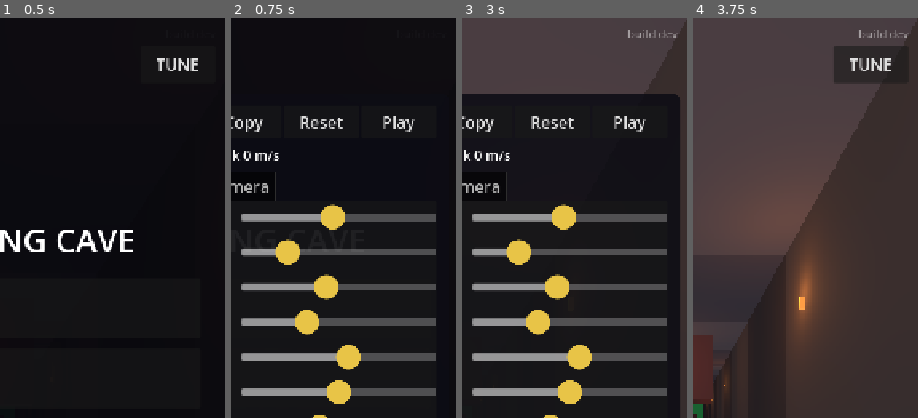
Above: before the commit, frames 1-4 (left to right).
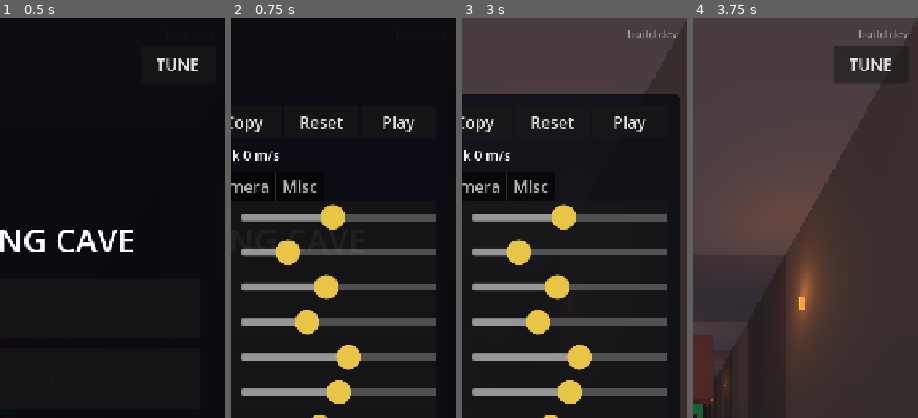
Above: after the commit, the same moments.

Repository: j4nric/Grappling-hook-app
Game: Godot game, scene res://scenes/main.tscn
Two runs of this game, one before a commit and one after it. Both use one fixed random seed, a clock stepped at 60 frames per second and the inputs below.
Inputs:
- Up to frame 1 (0.5 s): no input
- Up to frame 2 (0.75 s): click "TUNE" at 0.5 s
- Up to frame 3 (3 s): click "Play" at 1.25 s; click "1 First Swing" at 2 s; click "TUNE" at 2.75 s
- Up to frame 4 (3.75 s): click "Play" at 3.5 s
The pictures show only the part of the screen within x 50-100%, y 0-50%; the shares and areas given below are measured in that part.

Frame 1 is identical in both runs. In frame 2, 0.2% of the frame differs, in the area x 23-38%, y 40-44%; in frame 3, 0.2%; in frame 4, nothing differs.

Commit message:
Sound: synthetisierte Effekte und Wind
- tools/gen_sounds.py erzeugt alle Sounds (Rauschen, Sinus, Hüllkurven):
  Wurf, Einhaken, Fehlwurf, Zip, Landung, Lava, Checkpoint, GO, Ziel, Wind
- sfx.gd spielt sie über Player-, Game- und Level-Signale; Wind-Schleife
  wird mit dem Tempo lauter
- Game-Signale run_started und level_loaded; Lautstärke-Regler (Tab Misc)
- Test für Sounds, Wind und Checkpoint-Ding

Co-Authored-By: Claude Opus 5.5 <noreply@anthropic.com>
Claude-Session: https://claude.ai/code/session_01NprrisYecDf1UXiA34pvZx

Diff:
--- a/scenes/main.tscn
+++ b/scenes/main.tscn
@@ -7,6 +7,7 @@
 [ext_resource type="Script" path="res://scripts/level_menu.gd" id="6_menu"]
 [ext_resource type="Script" path="res://scripts/ghost.gd" id="7_ghost"]
 [ext_resource type="Script" path="res://scripts/effects.gd" id="8_effects"]
+[ext_resource type="Script" path="res://scripts/sfx.gd" id="9_sfx"]
 
 [sub_resource type="Environment" id="env"]
 background_mode = 1
@@ -50,6 +51,11 @@
 script = ExtResource("8_effects")
 player = NodePath("../Player")
 
+[node name="Sfx" type="Node" parent="." node_paths=PackedStringArray("player", "game")]
+script = ExtResource("9_sfx")
+player = NodePath("../Player")
+game = NodePath("..")
+
 [node name="CameraRig" type="Node3D" parent="." node_paths=PackedStringArray("target", "view_camera")]
 script = ExtResource("4_camera")
 target = NodePath("../Player")
--- a/scripts/game.gd
+++ b/scripts/game.gd
@@ -1,6 +1,10 @@
 extends Node3D
 ## Level flow: level loading, timer, finish, checkpoints, lava and falls,
 ## restart, HUD.
+
+## The first throw of a run: the timer starts.
+signal run_started
+signal level_loaded(level: Level)
 
 ## Falling below this Y counts like lava.
 @export var kill_y := -30.0
@@ -77,6 +81,7 @@
 	level.killed.connect(_on_killed)
 	_best = Records.best_time(Levels.LIST[index])
 	restart()
+	level_loaded.emit(level)
 
 
 func open_menu() -> void:
@@ -130,6 +135,7 @@
 	elif not _running:
 		_running = true
 		_flash_go()
+		run_started.emit()
 
 
 ## Start signal: the run (and the timer) starts with the first throw.
--- /dev/null
+++ b/scripts/sfx.gd
@@ -0,0 +1,82 @@
+extends Node
+## Sound effects, driven by player, game and level signals. The sounds are
+## generated by tools/gen_sounds.py. In the browser, audio starts with the
+## first touch (Godot resumes the audio context on input).
+
+const SOUNDS := ["throw", "hook", "miss", "zip", "land", "lava", "checkpoint", "go", "finish"]
+
+@export var player: CharacterBody3D
+@export var game: Node
+## Overall volume (0..1).
+@export var volume := 0.8:
+	set(value):
+		volume = value
+		if is_inside_tree():
+			_apply_volume()
+## Wind gets loud from this speed (m/s).
+@export var wind_full_speed := 35.0
+
+var _players := {}
+var _wind: AudioStreamPlayer
+var _checkpoint := Vector3.INF
+
+
+func _ready() -> void:
+	for sound_name in SOUNDS:
+		var p := AudioStreamPlayer.new()
+		p.stream = load("res://assets/sounds/%s.wav" % sound_name)
+		p.max_polyphony = 3
+		add_child(p)
+		_players[sound_name] = p
+	var wind_stream: AudioStreamWAV = load("res://assets/sounds/wind.wav").duplicate()
+	wind_stream.loop_mode = AudioStreamWAV.LOOP_FORWARD
+	wind_stream.loop_end = wind_stream.data.size() / 2
+	_wind = AudioStreamPlayer.new()
+	_wind.stream = wind_stream
+	add_child(_wind)
+	_apply_volume()
+
+	player.hook_thrown.connect(play.bind("throw"))
+	player.hook_attached.connect(func(_p: Vector3, _n: Vector3) -> void: play("hook"))
+	player.hook_missed.connect(play.bind("miss"))
+	player.rope_released.connect(func(reason: String) -> void:
+		if reason == "zip":
+			play("zip"))
+	player.landed.connect(func(speed: float) -> void:
+		if speed > 6.0:
+			play("land", clampf((speed - 6.0) / 20.0, 0.3, 1.0)))
+	game.run_started.connect(play.bind("go"))
+	game.level_loaded.connect(_on_level_loaded)
+	if game.level:
+		_on_level_loaded(game.level)
+
+
+func play(sound_name: String, loudness := 1.0) -> void:
+	var p: AudioStreamPlayer = _players[sound_name]
+	p.volume_db = linear_to_db(maxf(volume * loudness, 0.0001))
+	p.play()
+
+
+func _on_level_loaded(level: Level) -> void:
+	_checkpoint = Vector3.INF
+	level.finished.connect(play.bind("finish"))
+	level.killed.connect(play.bind("lava"))
+	level.checkpoint_reached.connect(func(point: Vector3) -> void:
+		if not point.is_equal_approx(_checkpoint):
+			_checkpoint = point
+			play("checkpoint"))
+
+
+func _process(_delta: float) -> void:
+	var speed := player.velocity.length()
+	var loudness := clampf(speed / wind_full_speed, 0.0, 1.0)
+	if loudness > 0.05 and not _wind.playing:
+		_wind.play()
+	elif loudness <= 0.05 and _wind.playing:
+		_wind.stop()
+	_wind.volume_db = linear_to_db(maxf(volume * loudness * 0.6, 0.0001))
+
+
+func _apply_volume() -> void:
+	for p: AudioStreamPlayer in _players.values():
+		p.volume_db = linear_to_db(maxf(volume, 0.0001))
--- a/scripts/tuning_panel.gd
+++ b/scripts/tuning_panel.gd
@@ -64,6 +64,7 @@
 	["CameraRig", "max_roll", 0.0, 45.0, 1.0, "Camera"],
 	["CameraRig", "shake_strength", 0.0, 2.0, 0.05, "Camera"],
 	["World/PixelView", "stretch_shrink", 1.0, 6.0, 1.0, "Camera"],
+	["Sfx", "volume", 0.0, 1.0, 0.05, "Misc"],
 ]
 
 const FONT_SIZE := 26
--- /dev/null
+++ b/tests/test_sound.gd
@@ -0,0 +1,34 @@
+extends "res://tests/test_case.gd"
+## Sound effects react to the game; the wind loops and follows the speed.
+
+
+func run() -> void:
+	await load_main()
+	var sfx := main.get_node("Sfx")
+	var p := player()
+	await wait_frames(5)
+	for sound_name in sfx.SOUNDS:
+		check(sfx._players[sound_name].stream != null, "sound '%s' is loaded" % sound_name)
+	check(sfx._wind.stream.loop_mode == AudioStreamWAV.LOOP_FORWARD, "wind loops")
+
+	InputRouter.throw_requested.emit(Vector2(0, -300), Vector2(0, -3000))
+	check(sfx._players["throw"].playing, "throw makes a sound")
+	check(sfx._players["go"].playing, "the run start beeps")
+	await wait_until(func() -> bool: return p.hook_state == p.HookState.ATTACHED, 60)
+	check(sfx._players["hook"].playing, "hook biting clanks")
+	await wait_until(func() -> bool: return p.velocity.length() > 20.0, 120)
+	await get_tree().process_frame
+	check(sfx._wind.playing and sfx._wind.volume_db > -20.0, "wind is audible at speed")
+
+	main.load_level(1)
+	await wait_frames(3)
+	sfx._players["checkpoint"].stop()
+	p.global_position = Vector3(0, 0, -102)
+	await wait_frames(3)
+	check(sfx._players["checkpoint"].playing, "reaching a checkpoint dings")
+	sfx._players["checkpoint"].stop()
+	p.global_position = Vector3(0, 0, -95)
+	await wait_frames(3)
+	p.global_position = Vector3(0, 0, -102)
+	await wait_frames(3)
+	check(not sfx._players["checkpoint"].playing, "the same checkpoint dings only once")
Not shown, added: assets/sounds/checkpoint.wav.import
Not shown, added: assets/sounds/finish.wav.import
Not shown, added: assets/sounds/go.wav.import
Not shown, added: assets/sounds/hook.wav.import
Not shown, added: assets/sounds/land.wav.import
Not shown, added: assets/sounds/lava.wav.import
Not shown, added: assets/sounds/miss.wav.import
Not shown, added: assets/sounds/throw.wav.import
Not shown, added: assets/sounds/wind.wav.import
Not shown, added: assets/sounds/zip.wav.import
Not shown: 1 places in scenes/main.tscn that only renumber resources
Not shown, added: scripts/sfx.gd.uid
(and 16 more such lines)
